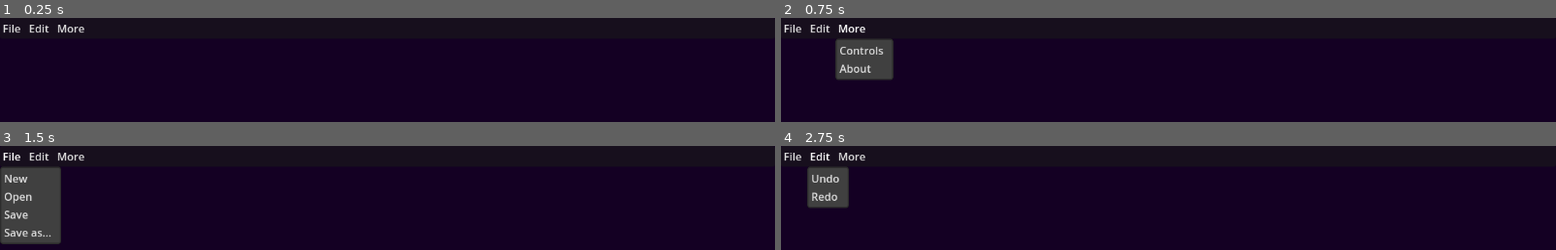
Above: before the commit, frames 1-4 (two rows, left to right).
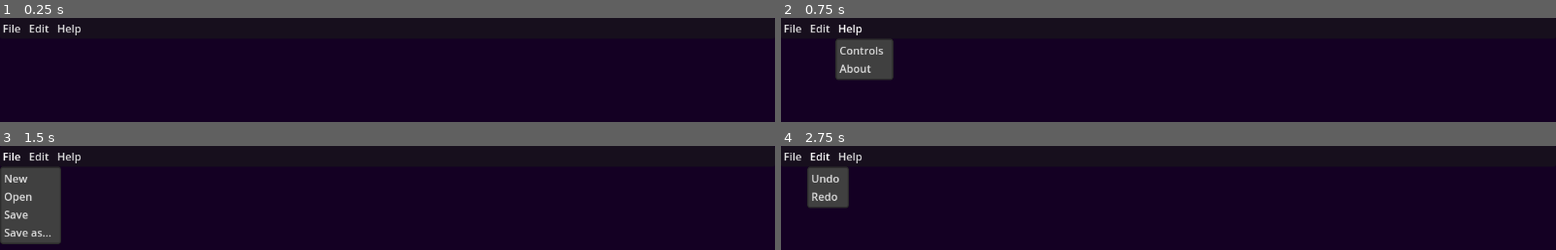
Above: after the commit, the same moments.

Repository: bugbard-cryptid/unofficial-tametsi-puzzle-creator
Game: Godot game, scene res://scenes/editor.tscn
Two runs of this game, one before a commit and one after it. Both use one fixed random seed, a clock stepped at 60 frames per second and the inputs below.
Inputs:
- Up to frame 1 (0.25 s): no input
- Up to frame 2 (0.75 s): click "More" (after the commit: "Help") at 0.5 s
- Up to frame 3 (1.5 s): click "File" at 1.25 s
- Up to frame 4 (2.75 s): click "Edit" at 2 s

The runs differ from the first frame. In frame 1, 0.2% of the frame differs, in the area x 7-11%, y 6-17%; in frame 2, 0.2%; in frame 3, 0.2%; in frame 4, 0.2%.

Commit message:
upgrade project to 4.4

Diff:
--- a/project.godot
+++ b/project.godot
@@ -10,14 +10,17 @@
 
 [application]
 
-config/name="Unofficial Tametsi Puzzle Creator"
+config/name="Minefield Maker"
+config/description="an unofficial level editor for Tametsi, a game by Grip Top Games. this program is not affiliated with Grip Top Games!"
 run/main_scene="res://scenes/editor.tscn"
-config/features=PackedStringArray("4.3", "Forward Plus")
+config/features=PackedStringArray("4.4", "Forward Plus")
+boot_splash/show_image=false
 config/icon="res://icon.svg"
 
 [display]
 
 window/subwindows/embed_subwindows=false
+window/stretch/aspect="ignore"
 
 [input]
 
@@ -63,5 +66,5 @@
 
 [rendering]
 
+anti_aliasing/quality/msaa_2d=2
 environment/defaults/default_clear_color=Color(0.0784314, 0, 0.137255, 1)
-anti_aliasing/quality/msaa_2d=2
--- a/scenes/tile.gd
+++ /dev/null
@@ -1,13 +0,0 @@
-extends Node2D
-
-var ID = 0
-var EDGES = []
-var COLOR
-
-# Called when the node enters the scene tree for the first time.
-func _ready():
-	$IDlabel.text = str(ID)
-
-# Called every frame. 'delta' is the elapsed time since the previous frame.
-func _process(delta):
-	pass
--- a/scenes/tile.tscn
+++ b/scenes/tile.tscn
@@ -1,6 +1,6 @@
 [gd_scene load_steps=3 format=3 uid="uid://ce8k66qpftilx"]
 
-[ext_resource type="Script" path="res://scenes/tile.gd" id="1_fsrlp"]
+[ext_resource type="Script" uid="uid://c0ma7wloq2hbb" path="res://scripts/tile.gd" id="1_fsrlp"]
 
 [sub_resource type="LabelSettings" id="LabelSettings_qjshg"]
 outline_size = 5
--- a/scenes/ui.tscn
+++ b/scenes/ui.tscn
@@ -1,12 +1,19 @@
 [gd_scene load_steps=3 format=3 uid="uid://u3ntws768bcl"]
 
-[ext_resource type="Script" path="res://scripts/interface.gd" id="1_7uc1d"]
-[ext_resource type="Script" path="res://scripts/CameraMovement.gd" id="2_eejyx"]
+[ext_resource type="Script" uid="uid://bum7ugktws44m" path="res://scripts/interface.gd" id="1_7uc1d"]
+[ext_resource type="Script" uid="uid://b8dkub78f8er0" path="res://scripts/CameraMovement.gd" id="2_eejyx"]
 
-[node name="Interface" type="Node"]
+[node name="Interface" type="Control"]
+layout_mode = 3
+anchors_preset = 15
+anchor_right = 1.0
+anchor_bottom = 1.0
+grow_horizontal = 2
+grow_vertical = 2
 script = ExtResource("1_7uc1d")
 
 [node name="TopPanel" type="PanelContainer" parent="."]
+layout_mode = 1
 anchors_preset = 10
 anchor_right = 1.0
 offset_bottom = 31.0
@@ -20,6 +27,7 @@
 text = "File"
 item_count = 4
 popup/item_0/text = "New"
+popup/item_0/id = 0
 popup/item_1/text = "Open"
 popup/item_1/id = 1
 popup/item_2/text = "Save"
@@ -32,14 +40,16 @@
 text = "Edit"
 item_count = 2
 popup/item_0/text = "Undo"
+popup/item_0/id = 0
 popup/item_1/text = "Redo"
 popup/item_1/id = 1
 
 [node name="Help" type="MenuButton" parent="TopPanel/MenuBar"]
 layout_mode = 2
-text = "More"
+text = "Help"
 item_count = 2
 popup/item_0/text = "Controls"
+popup/item_0/id = 0
 popup/item_1/text = "About"
 popup/item_1/id = 1
 
@@ -65,16 +75,14 @@
 grow_horizontal = 2
 grow_vertical = 2
 bbcode_enabled = true
-text = "
+text = "[center][font_size=40][tornado radius=3 freq=7][rainbow sat=0.8 val=1.5 freq=0.2]Minefield Maker[/rainbow][/tornado][/font_size]
 
-[center][font_size=40][tornado radius=5 freq=5][rainbow sat=0.9 val=1.5 freq=0.2]WREN'S TAMETSI
-PUZZLE CREATOR !!!!![/rainbow][/tornado][/font_size]
+[font_size=20]created by wren - check out my [url=https://bugbard.neocities.org][color=#89e]neocities[/color][/url] webpage, perhaps...!
 
-[font_size=20]by wren, look at [url=https://bugbard.neocities.org][color=#89e]my neocities[/color][/url] (it is old, sorry!)
-this is not affiliated with Grip Top Games, go play [url=http://griptopgames.com/][color=#89e]Tametsi![/color][/url][/font_size]
-[/center]
-
-"
+this program is not affiliated with Grip Top Games!
+go play [url=http://griptopgames.com/][color=#89e]Tametsi![/color][/url][/font_size]
+[/center]"
+vertical_alignment = 1
 
 [node name="Controls" type="Popup" parent="."]
 auto_translate_mode = 1
@@ -90,13 +98,19 @@
 grow_horizontal = 2
 grow_vertical = 2
 bbcode_enabled = true
-text = "LMB+DRAG or ARROWS or WASD : pan camera"
+text = "LMB+DRAG or ARROWS or WASD : pan camera
+CTRL+S : save level*
+CTRL+O : open level*
+CTRL+N : new level*
+
+* not yet implemented!"
 
 [node name="Camera" type="Camera2D" parent="."]
 script = ExtResource("2_eejyx")
 
 [node name="BottomPanel" type="PanelContainer" parent="."]
 visible = false
+layout_mode = 1
 anchors_preset = 12
 anchor_top = 1.0
 anchor_right = 1.0
Not shown: 1 places in scenes/editor.tscn that only renumber resources
Not shown, changed: .gitattributes
Not shown, changed: .gitignore
Not shown, changed: LICENSE
Not shown, changed: README.md
Not shown, changed: edi633.tmp
Not shown, changed: edi75B5.tmp
Not shown, changed: edi9F25.tmp
Not shown, changed: ui.4401.tmp
Not shown, changed: ui.9D5E.tmp
